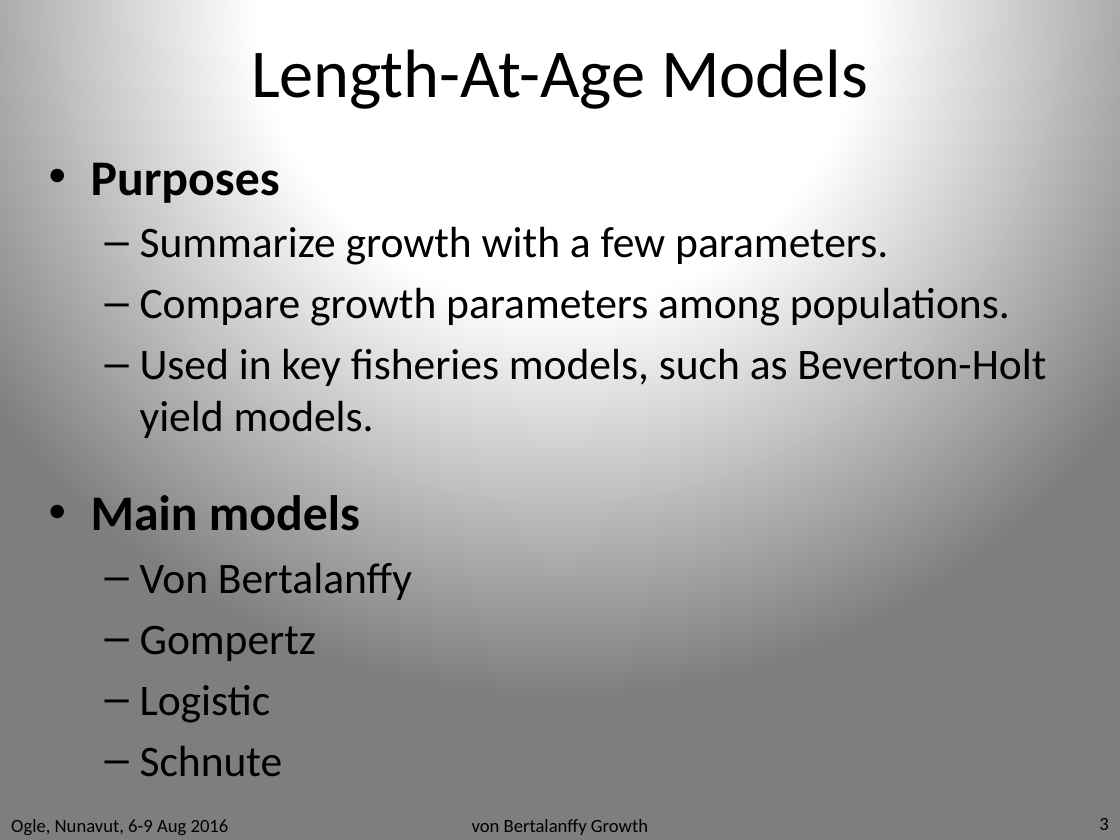
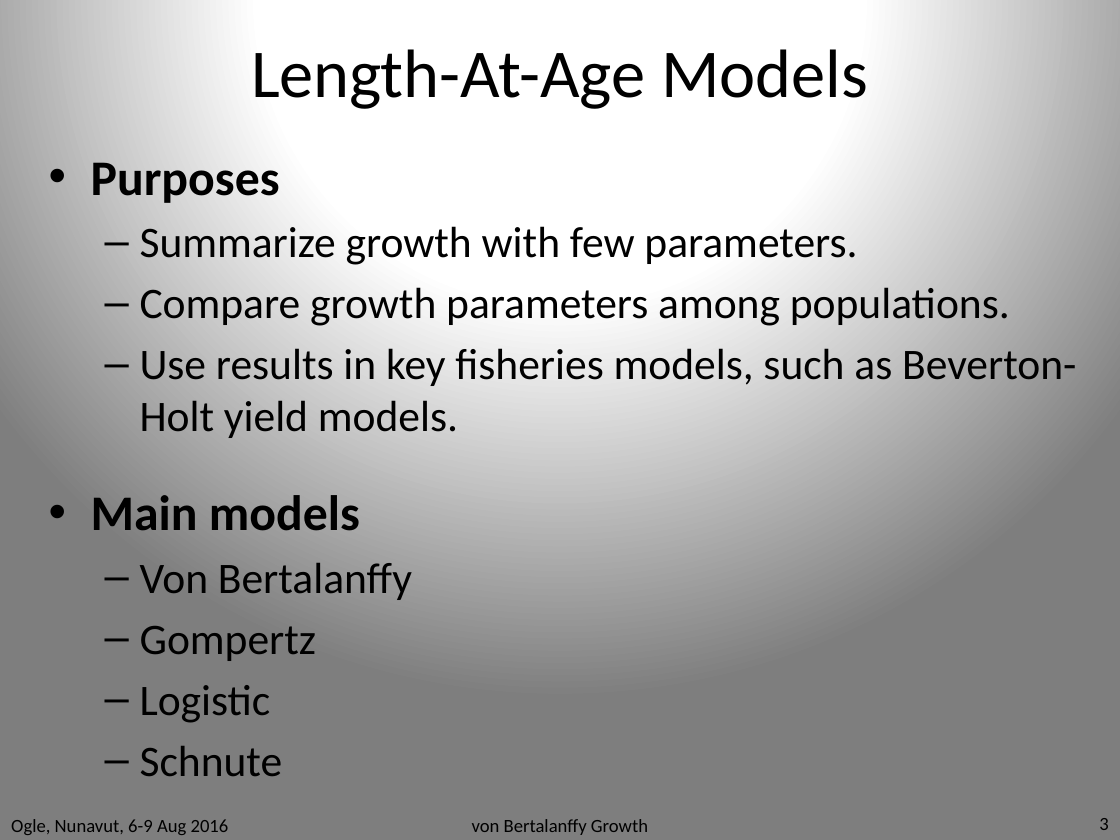
Before and after one commit to droglenc/RcourseNunavut2016, a slide deck: slide 3 of Slides/VBGF1.pptx. Drawn at 1120x840 pixels with LibreOffice and Linux fonts; fonts in the diff are those of the drawing. Boxes give left, top, right and bottom in pixels: in the first picture for what was removed or moved away, otherwise in the second. Text is boxed around its words. In the diff, an @@ line names an element or a change of style, - is before the commit and + after.

```diff
--- a/Slides/VBGF1.pptx
+++ b/Slides/VBGF1.pptx
@@ text at [140, 226, 857, 265]: text changed @@
-  – Summarize growth with a few parameters.
+  – Summarize growth with few parameters.
@@ text at [140, 348, 1076, 438]: text changed @@
-  – Used in key fisheries models, such as Beverton-Holt yield models.
+  – Use results in key fisheries models, such as Beverton-Holt yield models.
```
Also in this commit, not shown: 1 other slide changed, 39 other files.
